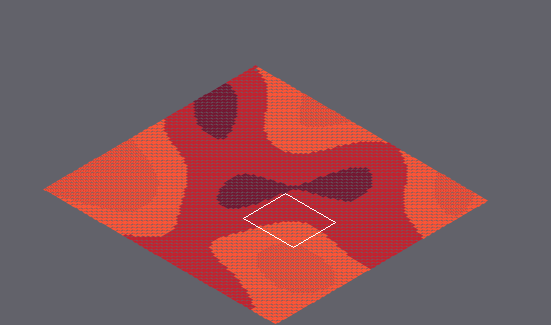
Tiled map -- marswars/out/production/resources/mapAssets/tmap.tmx. Above: a wide view before the commit, with the close-up outlined.
Close-up. First the earlier version:
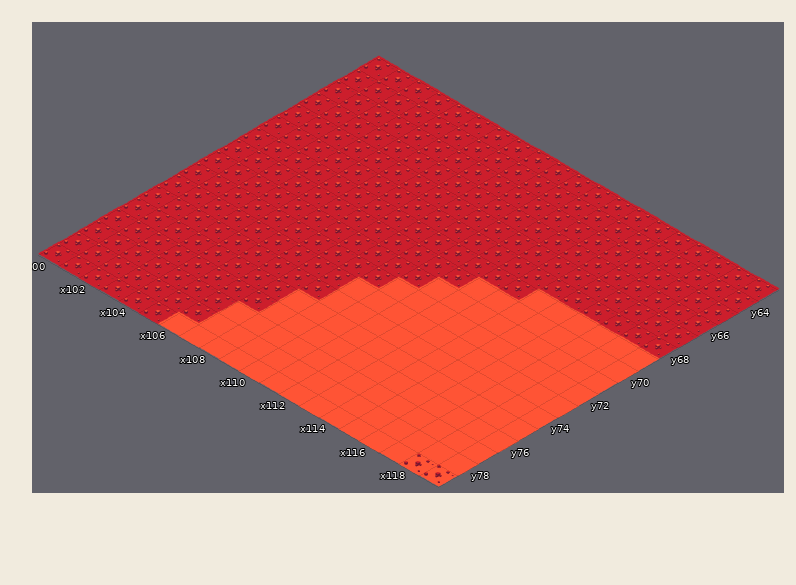
Cells are 55x32 px. Isometric: x runs down to the right, y down to the left. Shown: x 100..119, y 63..79. The commit also changed other parts of the map, which this record leaves out. The old version is drawn lined up with the new one.
The same view after the edit:
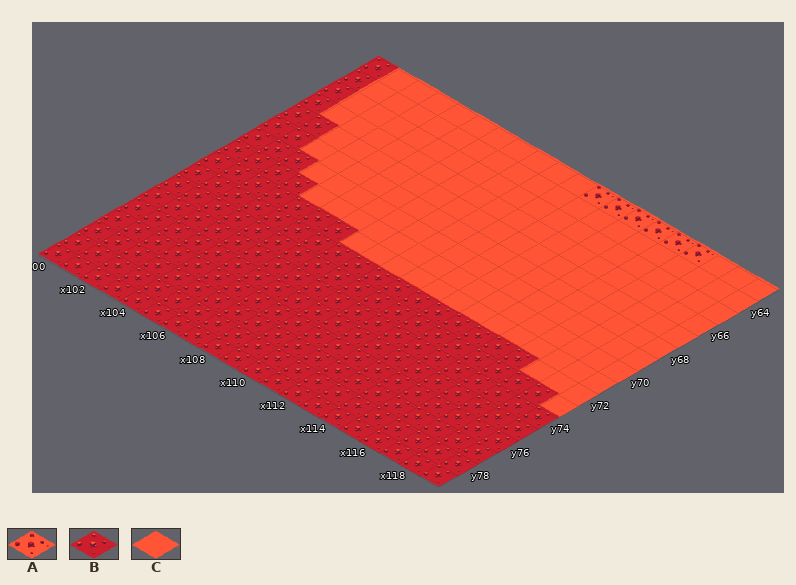
Key: from "tileset1": A 10 "mars006", B 11 "mars007", C 15 "tile001".
_ is an empty cell.
Change:
map size 100x100 -> 150x150 cells (old content now starts at 50,25; both pictures use the new coordinates)
Layer "Tile Layer 1":
y 63: x 101..119 BBBBBBBBBBBBBBBBBBB -> CCCCCCCCCCAAAAAACCC
y 64..66: x 101..119 BBBBBBBBBBBBBBBBBBB -> CCCCCCCCCCCCCCCCCCC
y 67..68: x 102..119 BBBBBBBBBBBBBBBBBB -> CCCCCCCCCCCCCCCCCC
y 69: x 103..113 BBBBBBBBBBB -> CCCCCCCCCCC
y 70: x 104..111 BBBBBBBB -> CCCCCCCC
y 71: x 107..110 BBBB -> CCCC
y 72: x 110..116 CCCCCCC -> BBBBBBB
y 73: x 109..118 CCCCCCCCCC -> BBBBBBBBBB
y 74: x 109..119 CCCCCCCCCCC -> BBBBBBBBBBB
y 75..76: x 108..119 CCCCCCCCCCCC -> BBBBBBBBBBBB
y 77..78: x 107..119 CCCCCCCCCCCCC -> BBBBBBBBBBBBB
y 79: x 106..119 CCCCCCCCCCCCAA -> BBBBBBBBBBBBBB
Boxes around the changes in both close-ups, in picture pixels (x1, y1, x2, y2):
changed: (158, 67, 780, 487)
